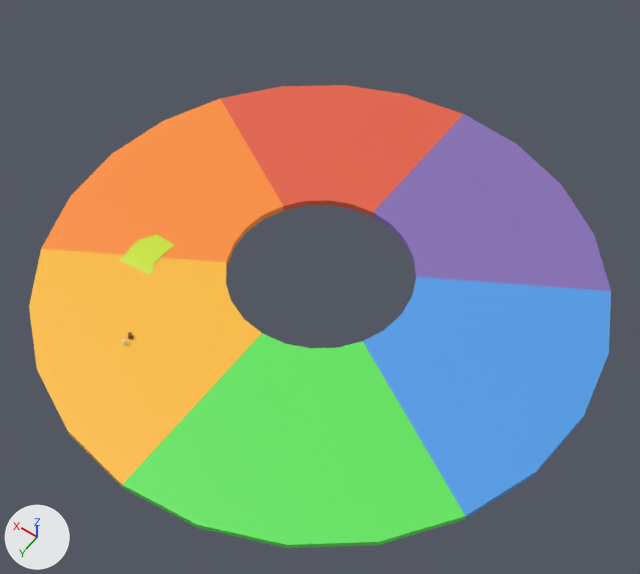
The Blender file Assets/Meshes/map.blend, before and after one commit.
Rendered twice from a 50 mm camera at (-106.9, 150.0, 226.2) aimed at (-4.9, 7.2, 1.8). The lights are fixed; the arrows at lower left show +X, +Y and +Z.
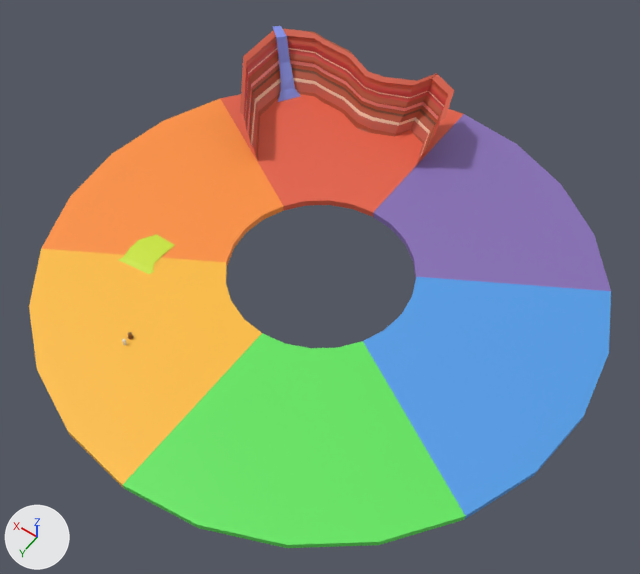
Edits to the bpy script that builds the scene:
```text
Add mat_wortor:
    mat_wortor = principled_material('Wortor')
    mat_wortor.base_color = (0.23, 0.28, 0.8)  # blue #8490e7
Add me_beziercurve_038:
    me_beziercurve_038.from_pydata(...)  # 574 vertices, 520 faces; spans x -18.0..61.9, y -43.3..16.3, z -0.7..19.4
    me_beziercurve_038.polygons.foreach_set('use_smooth', [True] * 520)
    me_beziercurve_038.materials.append(mat_mesa)  # picture img_mesa_png
Add me_cube_002:
    me_cube_002.from_pydata(...)  # 24 vertices, 22 faces; spans x -17.2..5.6, y 1.3..20.4, z -21.5..-0.3
    me_cube_002.materials.append(mat_wortor)  # blue #8490e7
Add ob_mesaforsim:
    ob_mesaforsim = bpy.data.objects.new('MesaForSim', me_beziercurve_038)
    ob_mesaforsim.location = (13.0, -44.3, 0.0)
Add ob_cube_002:
    ob_cube_002 = bpy.data.objects.new('Cube.002', me_cube_002)
    ob_cube_002.location = (70.8, -78.7, 19.1)
    _m = ob_cube_002.modifiers.new('Shrinkwrap', 'SHRINKWRAP')
    _m.target = ob_mesaforsim
    _m.offset = 1.24
```

Pixel boxes (x1, y1, x2, y2) of what changed, in the pictures (640 x 574 px):
'MesaForSim', added (red): after (240, 28, 454, 165)
'Cube.002', added (blue): after (273, 26, 300, 102)
